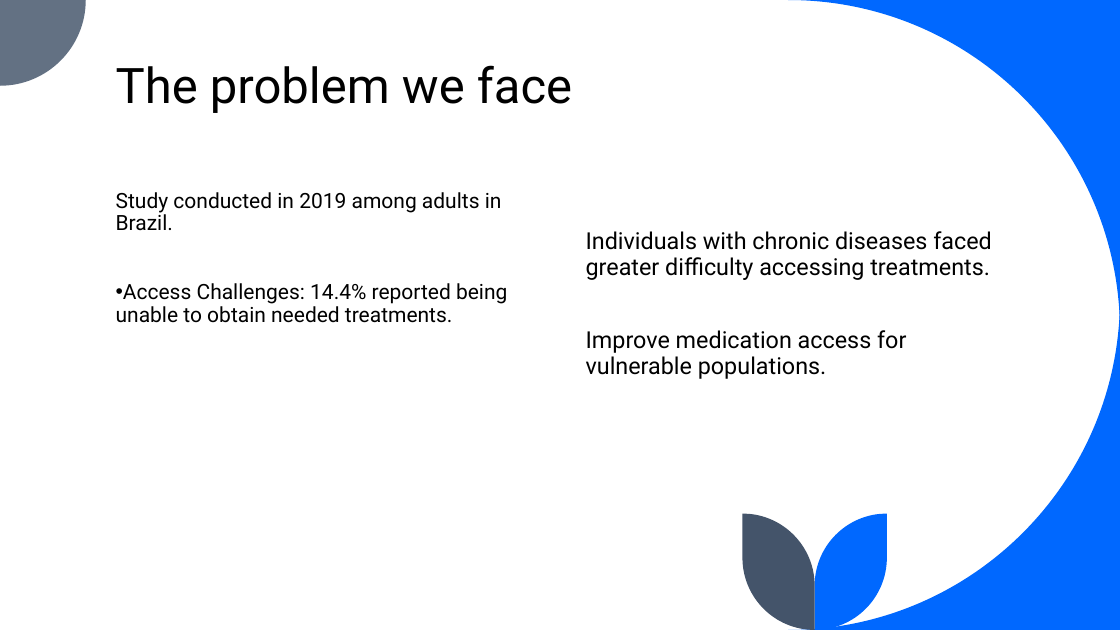
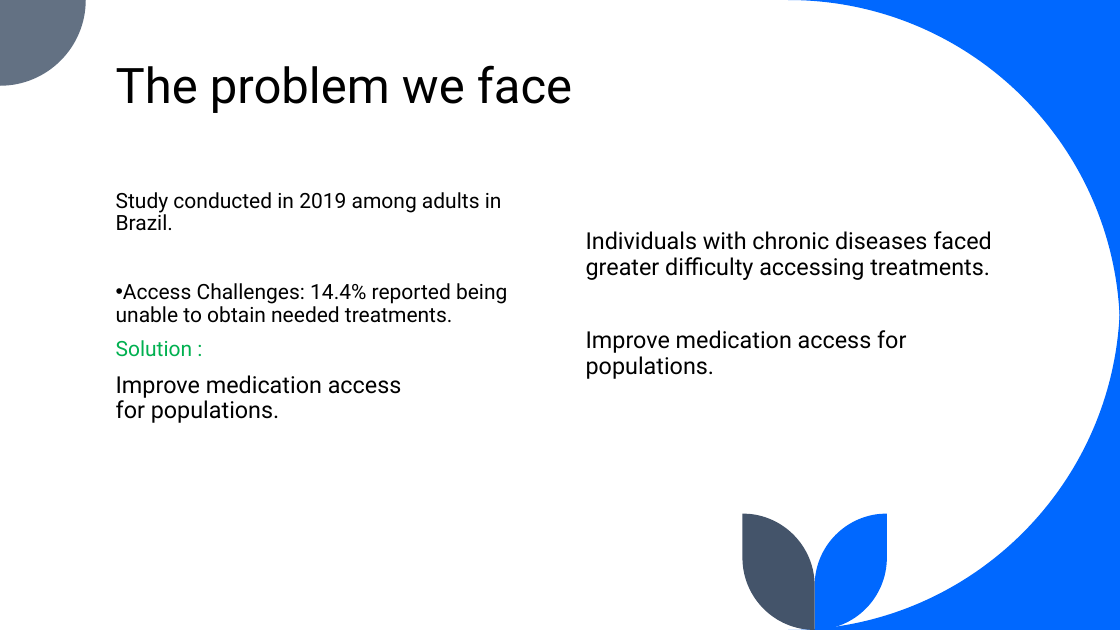
Before and after one commit to Alex55ad/HacKMKv6_HSBoys, a slide deck: slide 3 of Presentation2.pptx. Drawn at 1120x630 pixels with LibreOffice and Linux fonts; fonts in the diff are those of the drawing. Boxes give left, top, right and bottom in pixels: in the first picture for what was removed or moved away, otherwise in the second. Text is boxed around its words. In the diff, an @@ line names an element or a change of style, - is before the commit and + after.

```diff
--- a/Presentation2.pptx
+++ b/Presentation2.pptx
@@ text at (116, 340, 402, 423): paragraphs added @@
+Solution :
+Improve medication access for populations.
@@ text at (586, 330, 906, 379): text changed @@
-Improve medication access for vulnerable populations.
+Improve medication access for populations.
```
Also in this commit, not shown: 1 other slide changed.
